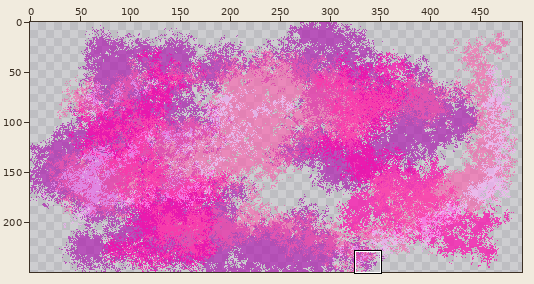
Pixel-art file: Imagen/Background/Nebulosa Rosa 2.aseprite. Above: a wide view before the commit, with the close-up outlined.
Close-up. Old version:
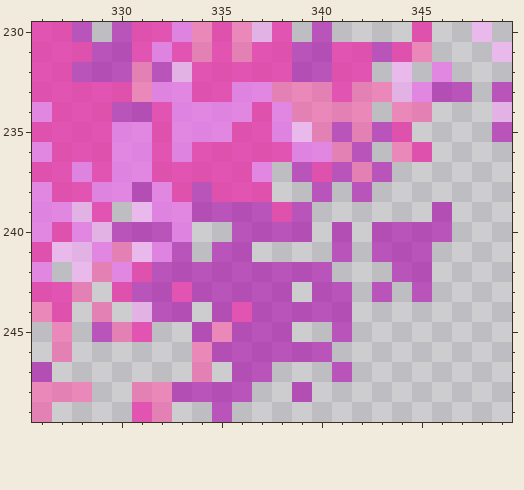
500x250 pixels, 1 frame. Shown: x 326..349, y 230..249. The wide view leaves out empty margins. The commit also changed other parts of the picture, which this record leaves out.
Now the later version:
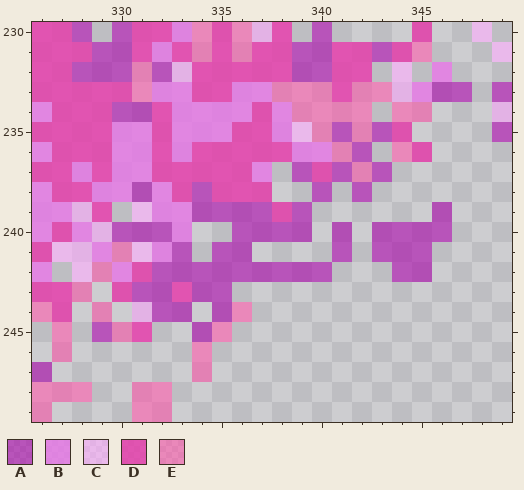
Palette (. is transparent): A #aa00aa96  B #e577e5d3  C #ffaaff93  D #e53baad3  E #ff55aa93
Difference:
Layer "Layer 1":
Colour D becomes colour E in row 244 at x 336; in row 249 at x 331.
Colour A is removed in row 243 at x 336 to 338, 340 to 341, 343 and 345; in row 244 at x 337 to 341; in row 245 at x 336 to 338 and 341; in row 246 at x 335 to 340; in row 247 at x 336 to 337 and 341; in row 248 at x 333 to 336 and 339.
Colour A is removed in row 249 at x 335.
Pixel boxes of the changes (left, top, right, bottom) in both close-ups:
changed: (132, 282, 432, 422)
